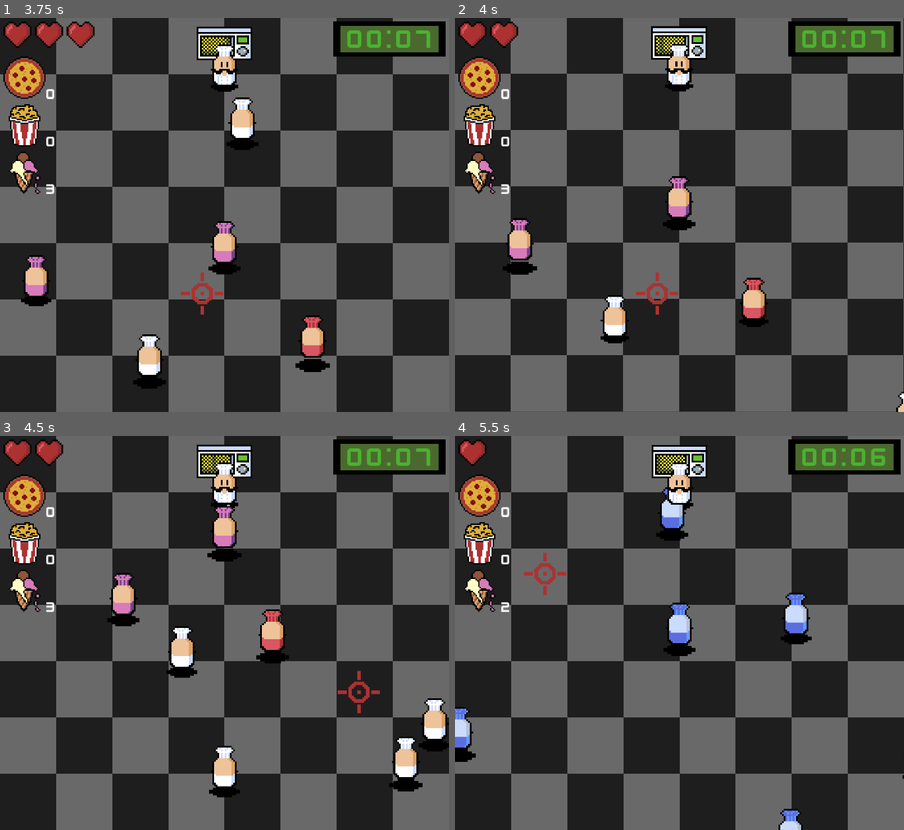
Above: before the commit, frames 1-4 (two rows, left to right).
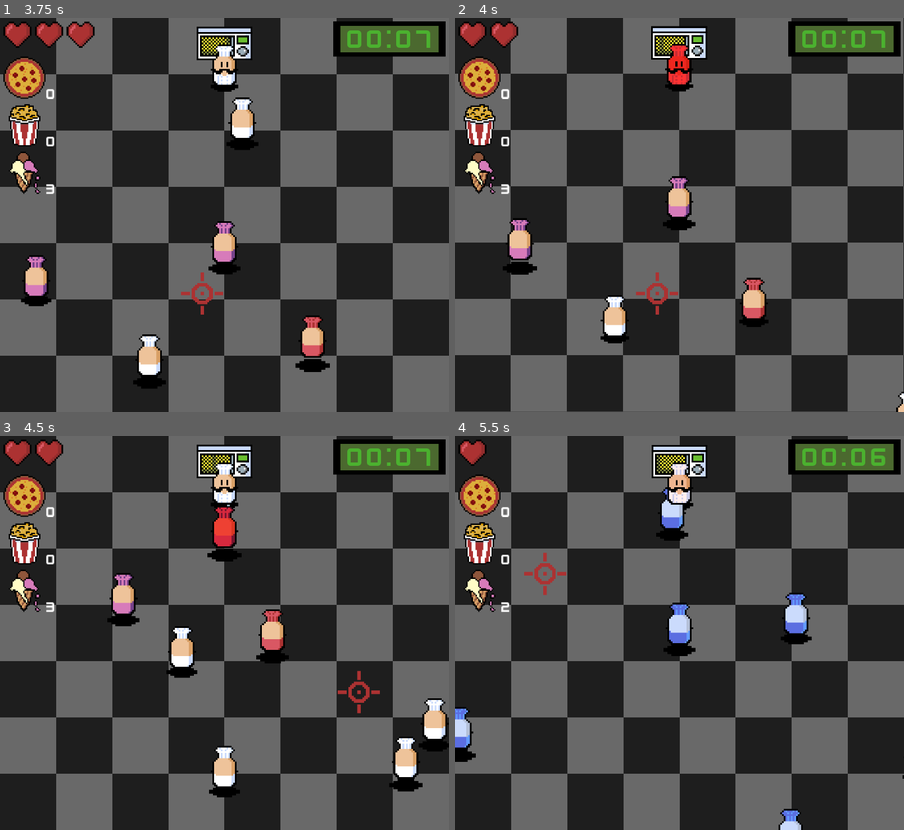
Above: after the commit, the same moments.

Repository: 1nderr/chef-mikes-final-stand
Game: Godot game, scene res://src/core/main.tscn
Same seed, same stepped clock (60 frames per second), same inputs: the game is played once before the commit and once after it.
Inputs (mouse positions are in pixels of both pictures, inside the frame that each line leads up to):
- Up to frame 1 (3.75 s): click (278, 254) at 0.5 s; tap Enter at 1.25 s; move the mouse to (323, 195) at 1.27 s; tap Space (open) at 1.35, 2.3, 3.05, 3.6 s; move the mouse to (134, 234) at 2.02 s; tap 2 (bomb) at 2.1 s; move the mouse to (269, 128) at 2.77 s; hold 1 (disc) 2.78-3.53 s; move the mouse to (202, 293) at 3.52 s
- Up to frame 2 (4 s): no input
- Up to frame 3 (4.5 s): move the mouse to (359, 692) at 4.27 s; press the mouse at (359, 692) at 4.28 s
- Up to frame 4 (5.5 s): tap Space (open) at 4.55, 5.3 s; move the mouse to (544, 573) at 5.02 s; release the mouse at (544, 573) at 5.03 s; tap 3 (slow) at 5.1 s

Frame 1 is identical in both runs. In frame 2, 0.3% of the frame differs, in the area x 47-53%, y 7-17%; in frame 3, 0.4%, in the area x 47-53%, y 18-28%; in frame 4, less than 0.1%.

Commit message:
sprite flash

Diff:
--- /dev/null
+++ b/src/effects/sprite_flash.gd
@@ -0,0 +1,10 @@
+class_name SpriteFlash
+extends Node
+
+@export var sprite: AnimatedSprite2D
+
+
+func flash() -> void:
+	var tween = create_tween()
+	sprite.modulate = Color.RED
+	tween.tween_property(sprite, "modulate", Color.WHITE, 0.25)
--- a/src/entities/enemy/enemy.gd
+++ b/src/entities/enemy/enemy.gd
@@ -8,6 +8,7 @@
 @onready var hurtbox: Hurtbox = $Hurtbox
 @onready var health_component: HealthComponent = $HealthComponent
 @onready var slow_timer: Timer = $SlowTimer
+@onready var sprite_flash: SpriteFlash = $SpriteFlash
 
 var _time_scale = 1.0
 var color = "white"
@@ -38,6 +39,7 @@
 
 func _on_hurt(_hitbox: Hitbox) -> void:
 	health_component.take_damage(_hitbox.damage)
+	sprite_flash.flash()
 
 
 func _on_died() -> void:
--- a/src/entities/enemy/enemy.tscn
+++ b/src/entities/enemy/enemy.tscn
@@ -6,6 +6,7 @@
 [ext_resource type="Script" uid="uid://k8yocm51qn8r" path="res://src/components/hurtbox_component.gd" id="3_w1tau"]
 [ext_resource type="Script" uid="uid://cpcfjc7p1nry1" path="res://src/components/hitbox_component.gd" id="3_yu70o"]
 [ext_resource type="Script" uid="uid://cdml4ejpp07ir" path="res://src/components/health_component.gd" id="4_yu70o"]
+[ext_resource type="Script" uid="uid://br7uekojv6dx5" path="res://src/effects/sprite_flash.gd" id="7_gdlib"]
 
 [sub_resource type="RectangleShape2D" id="RectangleShape2D_sn2t0"]
 
@@ -173,6 +174,10 @@
 wait_time = 5.0
 one_shot = true
 
+[node name="SpriteFlash" type="Node" parent="." unique_id=1305011682 node_paths=PackedStringArray("sprite")]
+script = ExtResource("7_gdlib")
+sprite = NodePath("../AnimatedSprite2D")
+
 [node name="AnimationPlayer" type="AnimationPlayer" parent="." unique_id=320610972]
 libraries/ = SubResource("AnimationLibrary_gdlib")
 autoplay = &"run"
--- a/src/entities/player/player.gd
+++ b/src/entities/player/player.gd
@@ -6,11 +6,13 @@
 @export var disc_scene: PackedScene
 @export var heart_scene: PackedScene
 
+@onready var sprite: AnimatedSprite2D = $AnimatedSprite2D
 @onready var cooldown_timer: Timer = $CooldownTimer
 @onready var hurtbox: Hurtbox = $Hurtbox
 @onready var health_component: HealthComponent = $HealthComponent
 @onready var bomb_aim: BombAim = $BombAim
 @onready var animation_player: AnimationPlayer = $AnimationPlayer
+@onready var sprite_flash: SpriteFlash = $SpriteFlash
 
 var _can_shoot = true
 var _can_slow = true
@@ -80,6 +82,7 @@
 	GameManager.camera.screen_shake(1, 0.5)
 	health_component.take_damage(hitbox.damage)
 	SignalBus.health_updated.emit(health_component.get_hp())
+	sprite_flash.flash()
 
 
 func _on_healed() -> void:
--- a/src/entities/player/player.tscn
+++ b/src/entities/player/player.tscn
@@ -13,6 +13,7 @@
 [ext_resource type="Script" uid="uid://cdml4ejpp07ir" path="res://src/components/health_component.gd" id="6_oih67"]
 [ext_resource type="PackedScene" uid="uid://40rnevpko15f" path="res://src/entities/weapons/bomb_aim.tscn" id="7_n7e5a"]
 [ext_resource type="Script" uid="uid://ci0ye7vciwb0m" path="res://src/entities/weapons/bomb_aim.gd" id="8_kc3pt"]
+[ext_resource type="Script" uid="uid://br7uekojv6dx5" path="res://src/effects/sprite_flash.gd" id="14_p2qdy"]
 
 [sub_resource type="AtlasTexture" id="AtlasTexture_eb65w"]
 atlas = ExtResource("4_oih67")
@@ -165,5 +166,9 @@
 script = ExtResource("6_oih67")
 max_hp = 3
 
+[node name="SpriteFlash" type="Node" parent="." unique_id=369708083 node_paths=PackedStringArray("sprite")]
+script = ExtResource("14_p2qdy")
+sprite = NodePath("../AnimatedSprite2D")
+
 [node name="AnimationPlayer" type="AnimationPlayer" parent="." unique_id=1732927990]
 libraries/ = SubResource("AnimationLibrary_t8d2k")
Not shown, added: src/effects/sprite_flash.gd.uid
